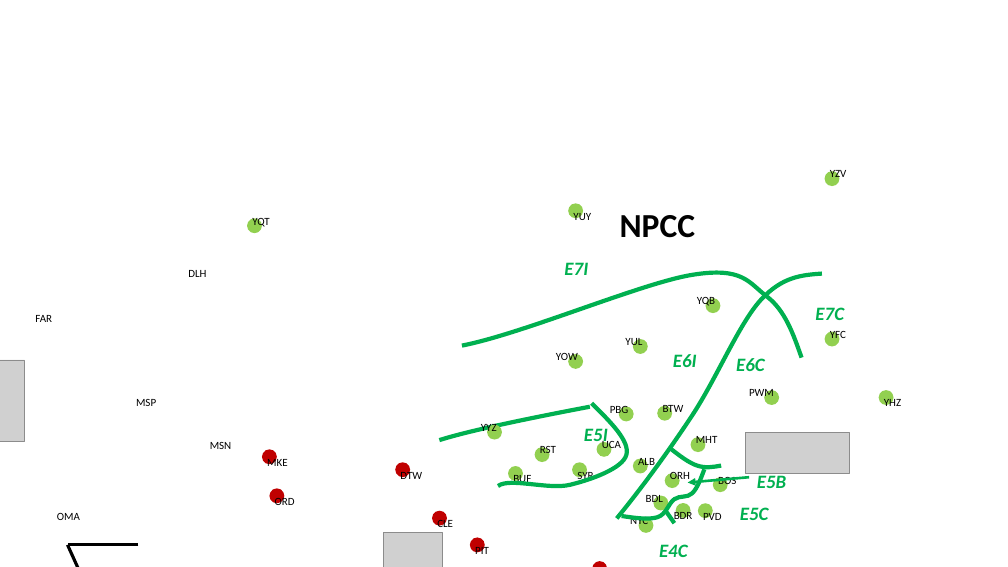
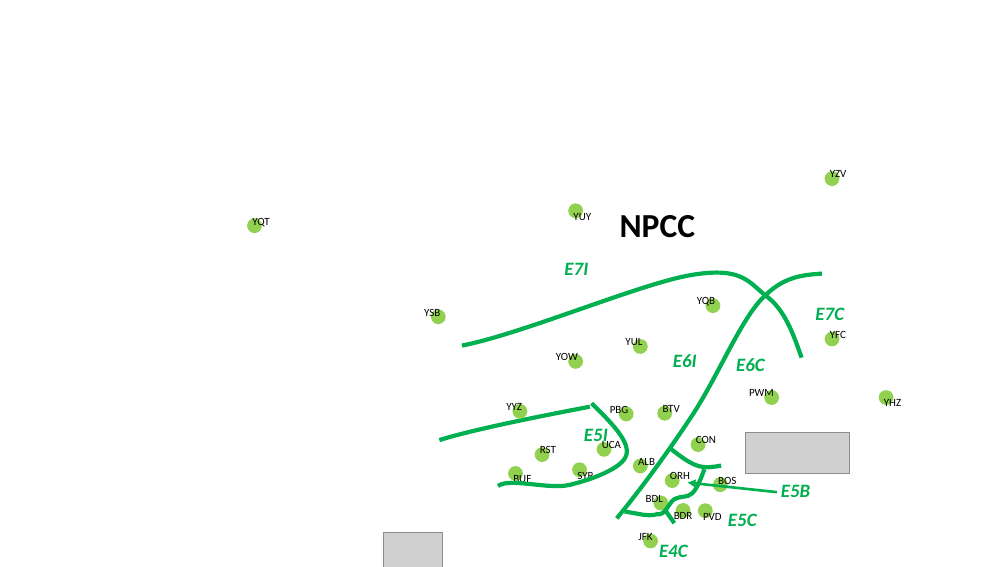
Before and after one commit to slacgismo/loadinsight, a slide deck: slide 2 of nercmap/citymap.pptx. Drawn at 1008x567 pixels with LibreOffice and Linux fonts; fonts in the diff are those of the drawing; grey boxes stand for pictures; background and template pictures are left out. Boxes give left, top, right and bottom in pixels: in the first picture for what was removed or moved away, otherwise in the second. Text is boxed around its words. In the diff, an @@ line names an element or a change of style, - is before the commit and + after.

```diff
--- a/nercmap/citymap.pptx
+++ b/nercmap/citymap.pptx
@@ ellipse added at (431,309,446,324), fill #92D050, 10.5 pt, text #000000 @@
+YSB
@@ picture removed at (0,360,24,442) @@
@@ ellipse "YYZ": place and size @@
-ellipse "YYZ" at (487,425,502,440)
+ellipse "YYZ" at (513,404,528,419)
@@ text in ellipse at (663,403,680,415): text changed @@
-BTW
+BTV
@@ text in ellipse at (696,434,716,446): text changed @@
-MHT
+CON
@@ freeform shape at (625,470,705,516): outline redrawn @@
@@ text "E5B": place and size @@
-text "E5B" at (757,473,786,488)
+text "E5B" at (781,484,810,497)
@@ arrow moved from (749, 477) - (688, 482) to (777, 492) - (688, 482) @@
@@ text "E5C": place and size @@
-text "E5C" at (740,507,769,520)
+text "E5C" at (728,513,757,526)
@@ text in ellipse at (638,531,652,543): text changed @@
-NYC
+JFK
@@ ellipse "JFK": place and size @@
-ellipse "JFK" at (639,518,654,533)
+ellipse "JFK" at (644,534,659,549)
@@ group removed at (30,271,607,567): 11 ellipses, 2 lines @@
-DLH
-MSP
-MSN
-OMA
-FAR
-MKE
-ORD
-DTW
-CLE
-PIT
-PHL
```
Also in this commit, not shown: 4 other slides changed.
